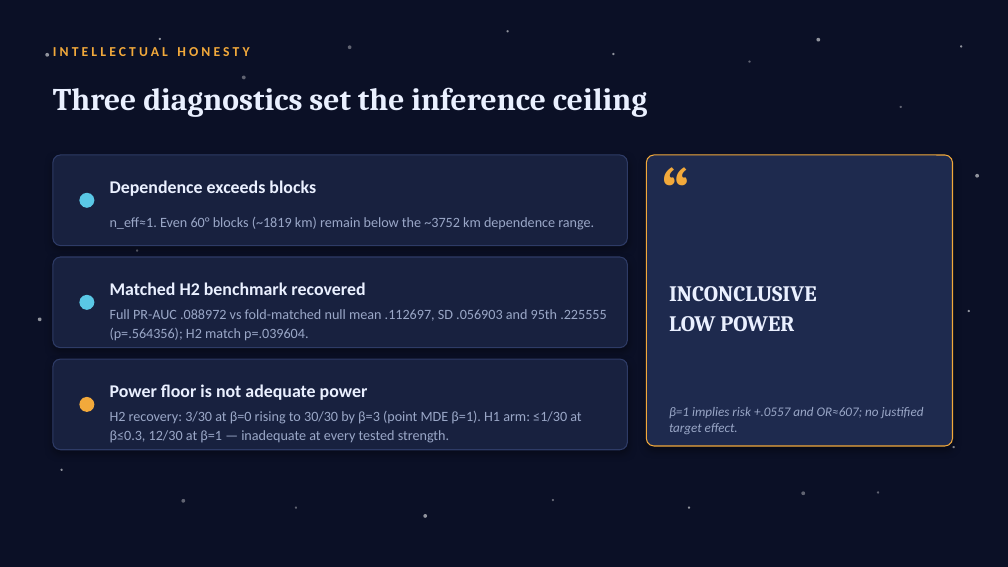
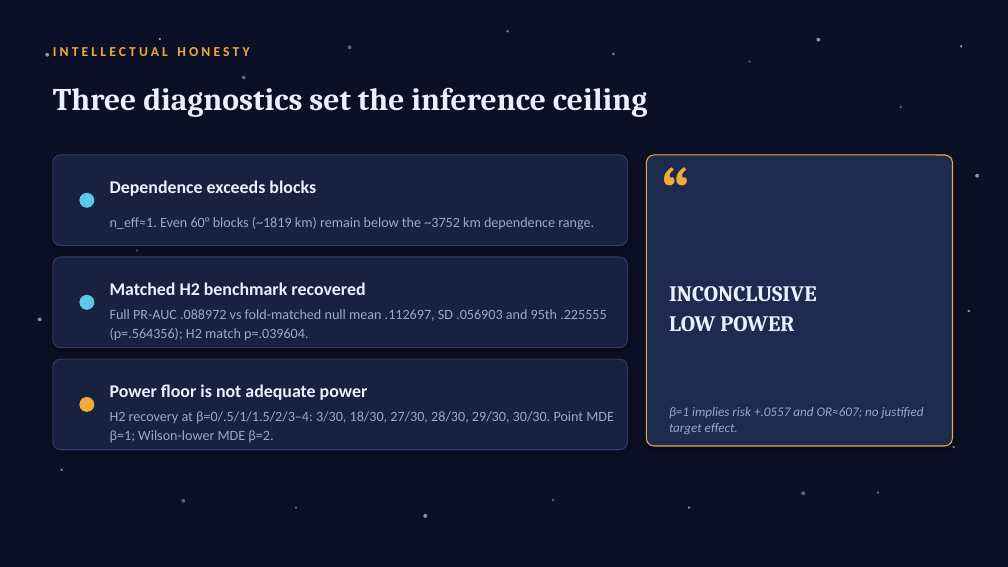
Before and after one commit to lemoon01110/Lunar-Titanium-Magnetism, a slide deck: slide 12 of Paper-and-Pitch/Pitch.pptx (slide 11 before the commit). Drawn at 1008x567 pixels with LibreOffice and Linux fonts; fonts in the diff are those of the drawing. Boxes give left, top, right and bottom in pixels: in the first picture for what was removed or moved away, otherwise in the second. Text is boxed around its words. In the diff, an @@ line names an element or a change of style, - is before the commit and + after.

Commit message:
Fixes

```diff
--- a/Paper-and-Pitch/Pitch.pptx
+++ b/Paper-and-Pitch/Pitch.pptx
@@ text at bbox=[110, 411, 614, 443]: text changed @@
-H2 recovery: 3/30 at β=0 rising to 30/30 by β=3 (point MDE β=1). H1 arm: ≤1/30 at β≤0.3, 12/30 at β=1 — inadequate at every tested strength.
+H2 recovery at β=0/.5/1/1.5/2/3–4: 3/30, 18/30, 27/30, 28/30, 29/30, 30/30. Point MDE β=1; Wilson-lower MDE β=2.
```
Also in this commit, not shown: 2 other slides changed, 1 slide added.
